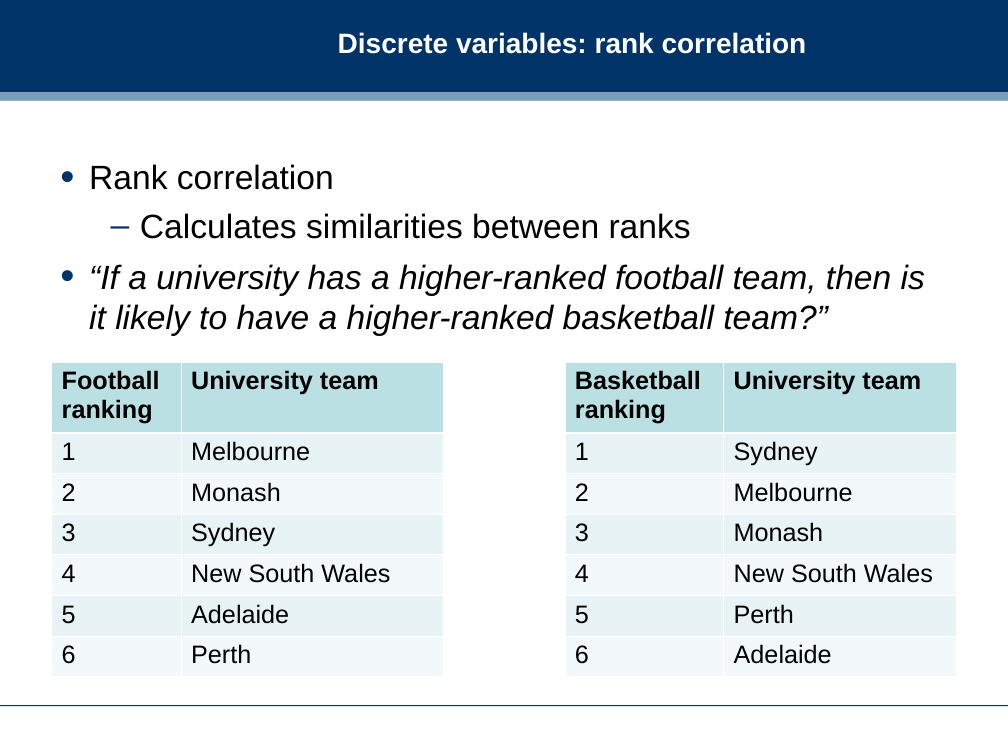
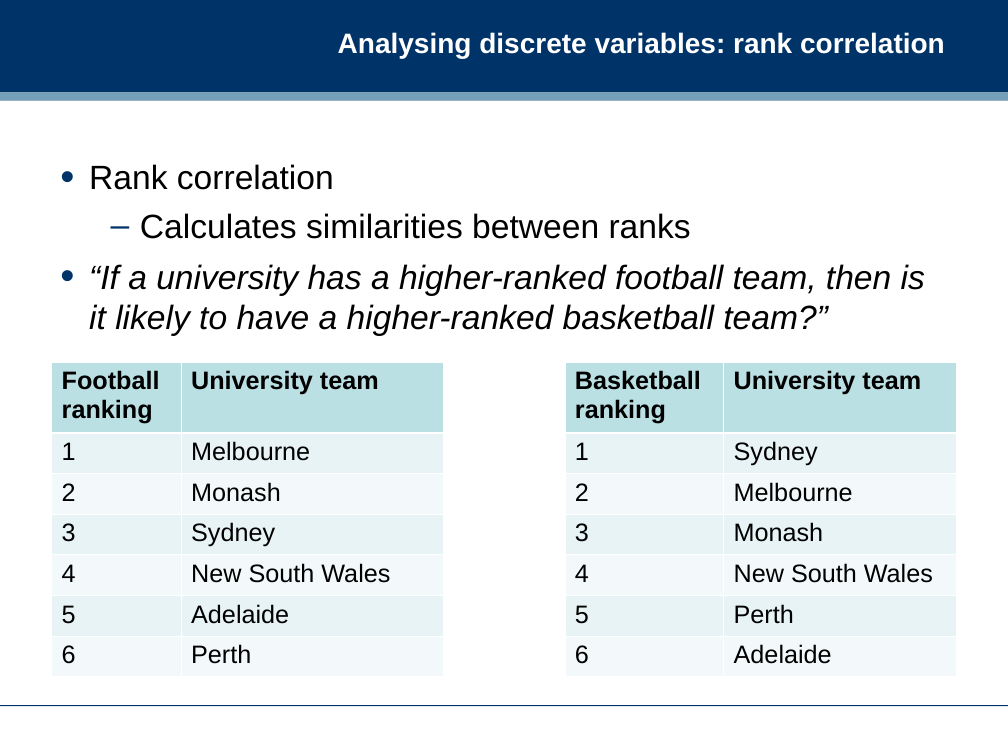
Before and after one commit to dreamind/ix, a slide deck: slide 20 of lectures/making-sense-data/bivariate-analysis.ppt (slide 21 before the commit). Drawn at 1008x756 pixels with LibreOffice and Linux fonts; fonts in the diff are those of the drawing; background and template pictures are left out. Boxes give left, top, right and bottom in pixels: in the first picture for what was removed or moved away, otherwise in the second. Text is boxed around its words. In the diff, an @@ line names an element or a change of style, - is before the commit and + after.

```diff
--- a/lectures/making-sense-data/bivariate-analysis.ppt
+++ b/lectures/making-sense-data/bivariate-analysis.ppt
@@ title at (338, 32, 945, 58): text changed @@
-Discrete variables: rank correlation
+Analysing discrete variables: rank correlation
```
Also in this commit, not shown: 7 other slides changed, 3 slides added, 4 slides removed, 8 other files.
